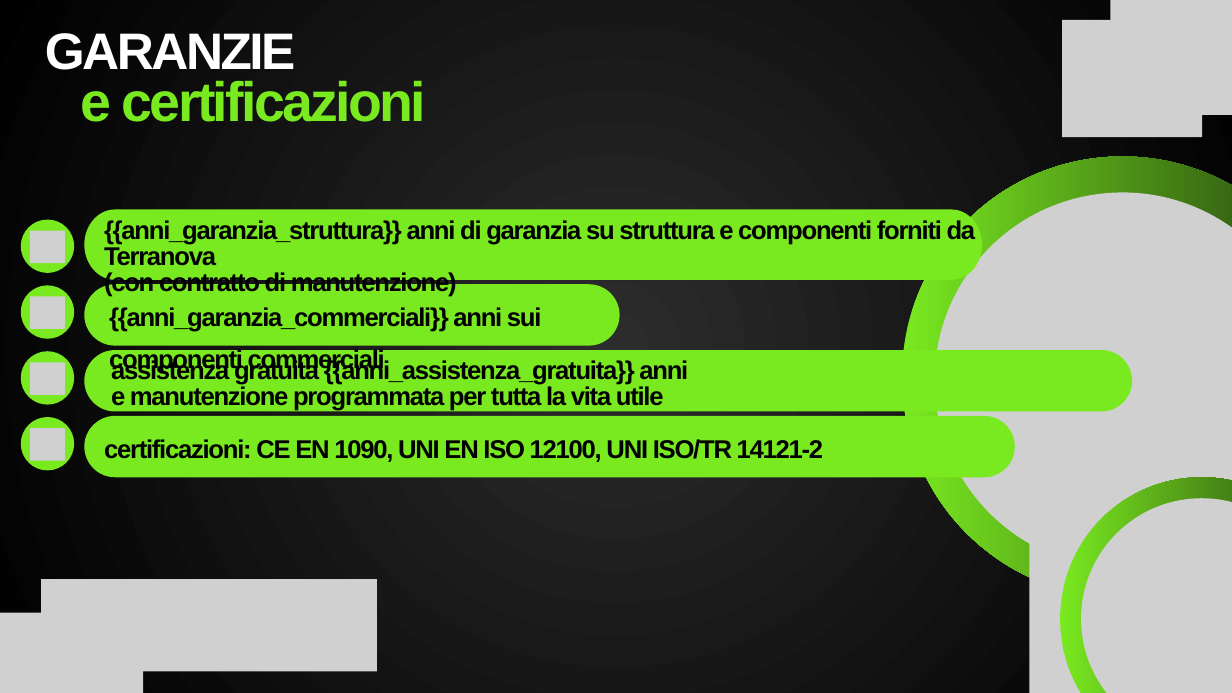
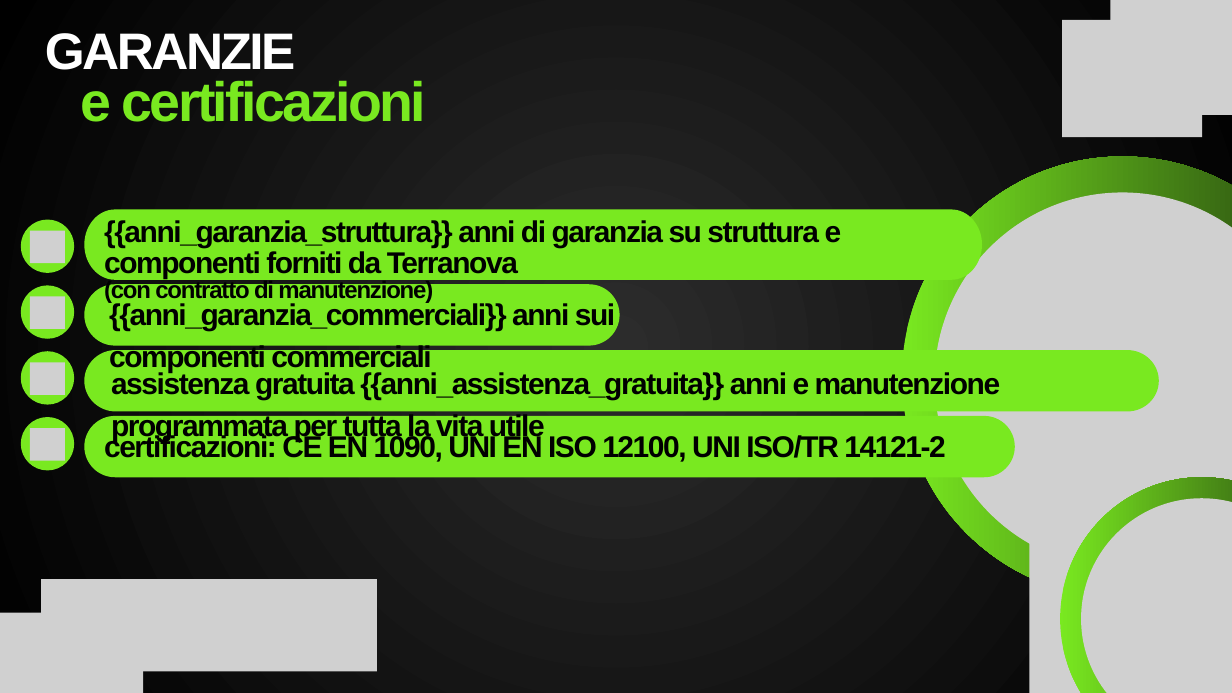
Before and after one commit to Giovanni301183/Conf, a slide deck: slide 11 of public/offerta/modello-offerta.pptx (slide 6 before the commit). Drawn at 1232x693 pixels with LibreOffice and Linux fonts; fonts in the diff are those of the drawing; grey boxes stand for pictures. Boxes give left, top, right and bottom in pixels: in the first picture for what was removed or moved away, otherwise in the second. Text is boxed around its words. In the diff, an @@ line names an element or a change of style, - is before the commit and + after.

```diff
--- a/public/offerta/modello-offerta.pptx
+++ b/public/offerta/modello-offerta.pptx
@@ text "{{anni_garanzia_struttura}} anni di garanzia su ..." at (104,220,842,304): size 30 to 35 pt, letter spacing -1.5 to -1.7 pt in "{{anni_garanzia_struttura}} anni di garanzia su struttura e ..."; size 30 to 28 pt, letter spacing -1.5 to -1.4 pt in "(con contratto di manutenzione)"; line spacing 30.6pt to 35.7pt; line spacing 30.6pt to 28.6pt @@
@@ text "{{anni_garanzia_commerciali}} anni sui componenti commercial ..." at (109,301,615,372): size 30 to 35 pt, letter spacing -1.5 to -1.7 pt @@
@@ freeform shape: place and size @@
-freeform shape at (84,350,1132,411)
+freeform shape at (84,350,1159,411)
@@ text at (111,370,1001,441): text changed; size 30 to 35 pt @@
-assistenza gratuita {{anni_assistenza_gratuita}} anni
-e manutenzione programmata per tutta la vita utile
+assistenza gratuita {{anni_assistenza_gratuita}} anni e manutenzione programmata per tutta la vita utile
@@ text "certificazioni: CE EN 1090, UNI ..." at (104,433,945,462): size 30 to 35 pt, letter spacing -1.5 to -1.7 pt @@
```
Also in this commit, not shown: 4 other slides changed, 4 slides added, 4 other files.
